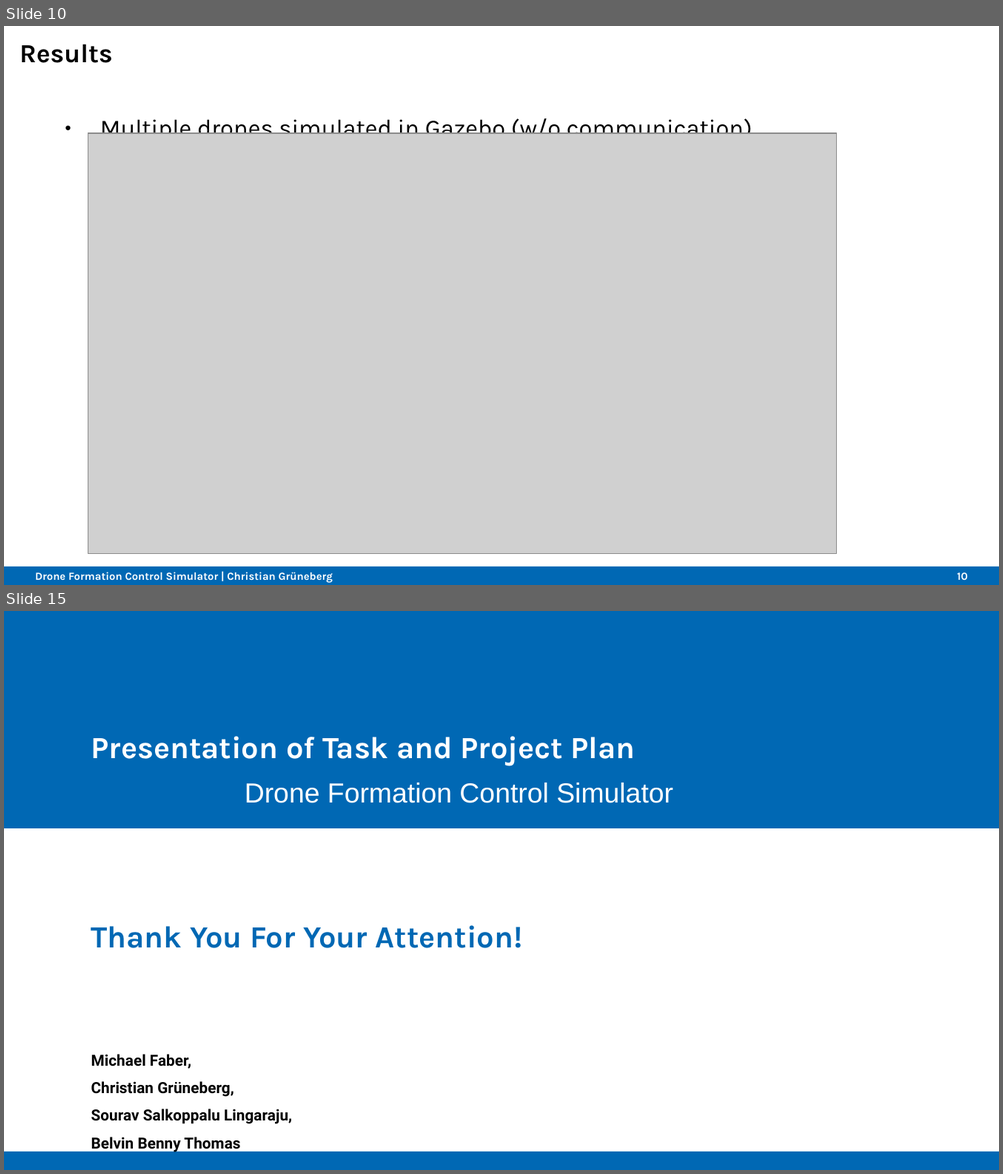
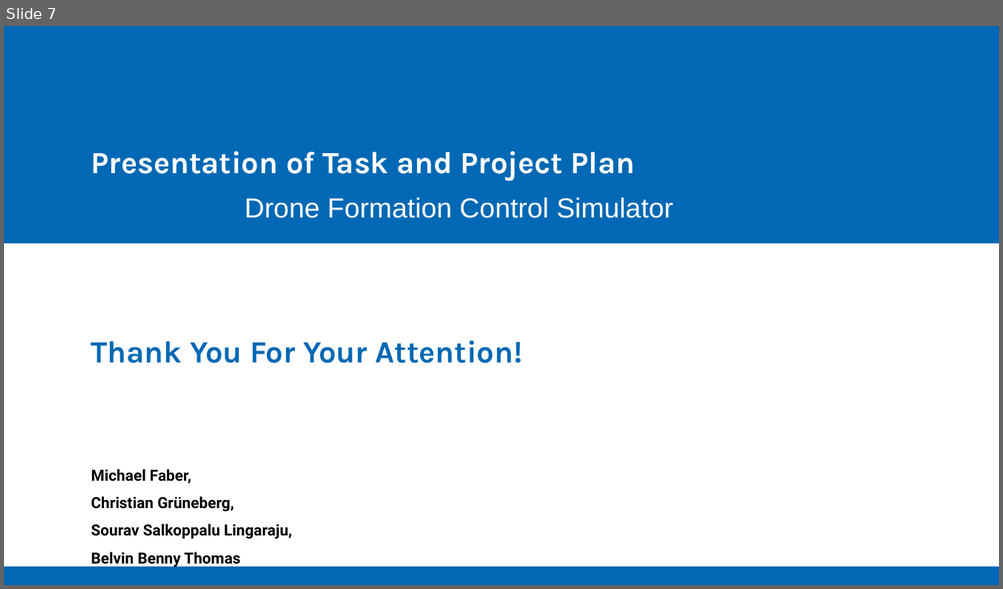
Before and after one commit to Belvin7/Drone_Project_personal-, a slide deck: AMS_Intermediate_Presentation.odp. Shown one above the other, each under a label of ours: slides 10 and 15 before the commit, slide 7 after it; the slides between them are not shown. The pictures are 1003x1174 and 1003x589 pixels, drawn with LibreOffice and Linux fonts; fonts in the diff are those of the drawing; grey boxes stand for pictures; background and template pictures are left out. Boxes give left, top, right and bottom in pixels: in the first picture for what was removed or moved away, otherwise in the second. Text is boxed around its words. In the diff, an @@ line names an element or a change of style, - is before the commit and + after.

```diff
--- a/AMS_Intermediate_Presentation.odp
+++ b/AMS_Intermediate_Presentation.odp
@@ slide 10 removed at [4,26,999,585], background #FFFFFF; not listed: 1 template element that a slide beside it also shows @@
@@ title removed at [20,44,113,63] @@
-Results
@@ picture removed at [88,133,836,554] @@
@@ text removed at [100,115,752,143] @@
-● Multiple drones simulated in Gazebo (w/o communication)
@@ text removed at [35,572,333,583] @@
-Drone Formation Control Simulator | Christian Grüneberg
@@ page number removed at [956,573,967,580] @@
-10
@@ what was slide 15 is now slide 7 @@
```
Also in this commit, not shown: 2 slides changed, 4 slides added, 11 other slides removed.
